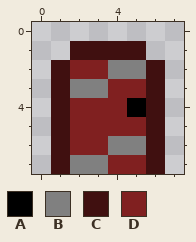
File history of a pixel-art sprite, assets/sprites/door.png. Above: the version before the commit.
The file is 8x8 pixels.
Palette (. is transparent): A #000000  B #808080  C #401010  D #802020
Pixels before, first column x 1:
1 .CCCC.
2 CDDBBC
3 CBBDDC
4 CDDDAC
5 CDDDDC
6 CDDBBC
7 CBBDDC
Now the later version:
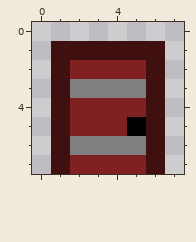
The exact change:
{"y":1,"x":1,"old":".","new":"C"}
{"y":1,"x":6,"old":".","new":"C"}
{"y":2,"x":4,"old":"BB","new":"DD"}
{"y":3,"x":4,"old":"DD","new":"BB"}
{"y":4,"x":5,"old":"A","new":"D"}
{"y":5,"x":5,"old":"D","new":"A"}
{"y":6,"x":2,"old":"DD","new":"BB"}
{"y":7,"x":2,"old":"BB","new":"DD"}
